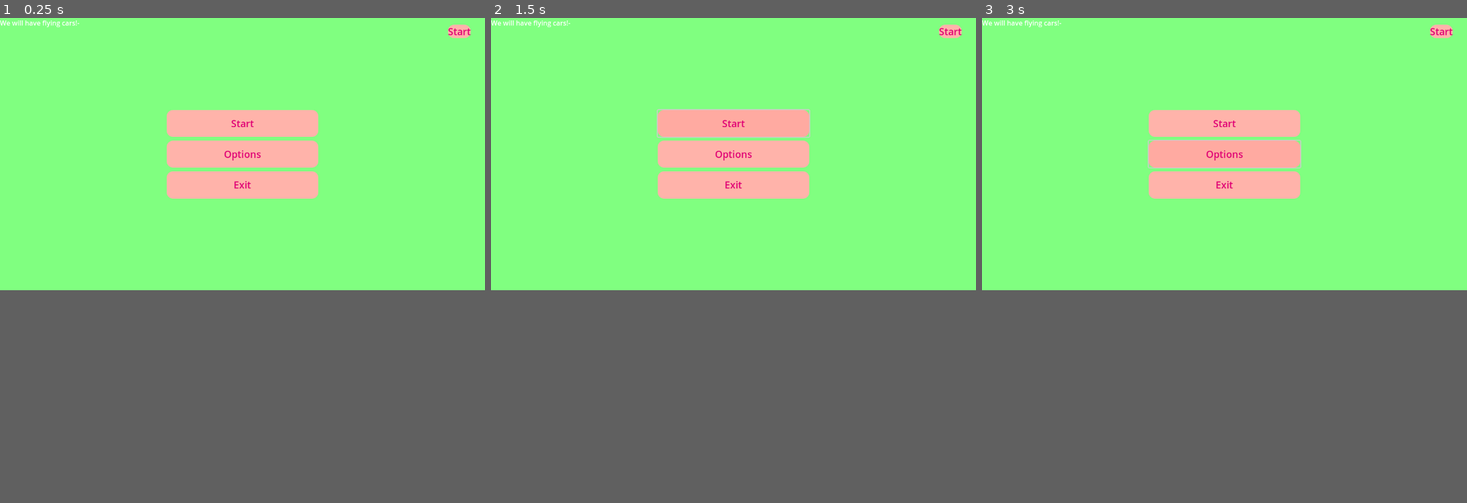
Above: before the commit, frames 1-3 (left to right).
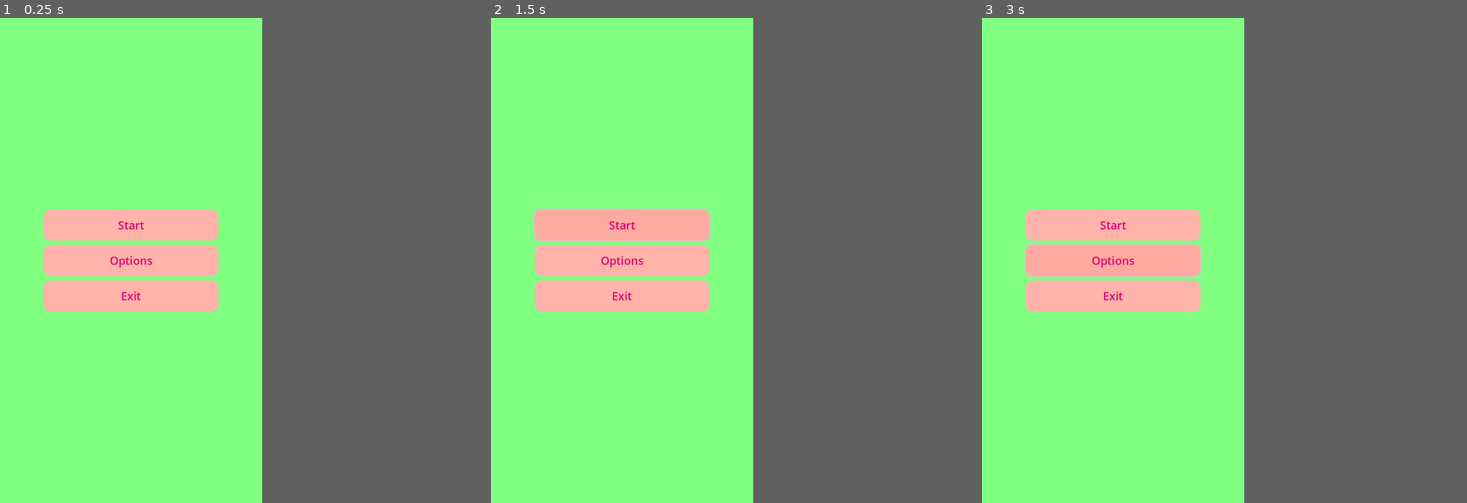
Above: after the commit, the same moments.

Repository: TeljeJedno/GGJ2025
Game: Godot game, scene res://Scenes/main_menu.tscn
Two runs of this game, one before a commit and one after it. Both use one fixed random seed, a clock stepped at 60 frames per second and the inputs below. This scene is started directly instead of the project's main scene.
Inputs:
- Up to frame 1 (0.25 s): no input
- Up to frame 2 (1.5 s): click "Start" at 0.5 s; click "Start" at 1.25 s
- Up to frame 3 (3 s): click "Start" at 2 s; click "Options" at 2.75 s
In our replay, the window is 799x449 before the commit and 432x800 after it. These sizes can differ from the game's own. Grey fills any space a smaller window leaves; there, only what the larger window draws over its background counts as a difference.

The runs differ from the first frame. In frame 1, 12% of the frame differs, in the area x 0-98%, y 0-61%; in frame 2, 13%; in frame 3, 13%.

Commit message:
change to portrait

Diff:
--- a/Scenes/main_menu.tscn
+++ b/Scenes/main_menu.tscn
@@ -71,22 +71,6 @@
 theme_override_styles/normal = SubResource("StyleBoxFlat_g16de")
 text = "Start"
 
-[node name="Button1" type="Button" parent="VBoxContainer/Button1"]
-offset_left = 668.0
-offset_top = -203.5
-offset_right = 722.0
-offset_bottom = -171.5
-size_flags_vertical = 3
-theme_override_colors/font_hover_color = Color(0.878431, 0, 0.454902, 1)
-theme_override_colors/font_pressed_color = Color(0.878431, 0, 0.454902, 1)
-theme_override_colors/font_focus_color = Color(0.878431, 0, 0.454902, 1)
-theme_override_colors/font_color = Color(0.877106, 0, 0.45465, 1)
-theme_override_font_sizes/font_size = 23
-theme_override_styles/hover = SubResource("StyleBoxFlat_8oita")
-theme_override_styles/pressed = SubResource("StyleBoxFlat_x7yg2")
-theme_override_styles/normal = SubResource("StyleBoxFlat_g16de")
-text = "Start"
-
 [node name="Button2" type="Button" parent="VBoxContainer"]
 layout_mode = 2
 size_flags_vertical = 3
@@ -113,9 +97,3 @@
 theme_override_styles/normal = SubResource("StyleBoxFlat_g16de")
 text = "Exit
 "
-
-[node name="Label" type="Label" parent="."]
-layout_mode = 0
-offset_right = 40.0
-offset_bottom = 23.0
-text = "We will have flying cars!- "
--- a/project.godot
+++ b/project.godot
@@ -17,6 +17,8 @@
 
 [display]
 
+window/size/viewport_width=540
+window/size/viewport_height=1000
 window/handheld/orientation=1
 
 [rendering]
